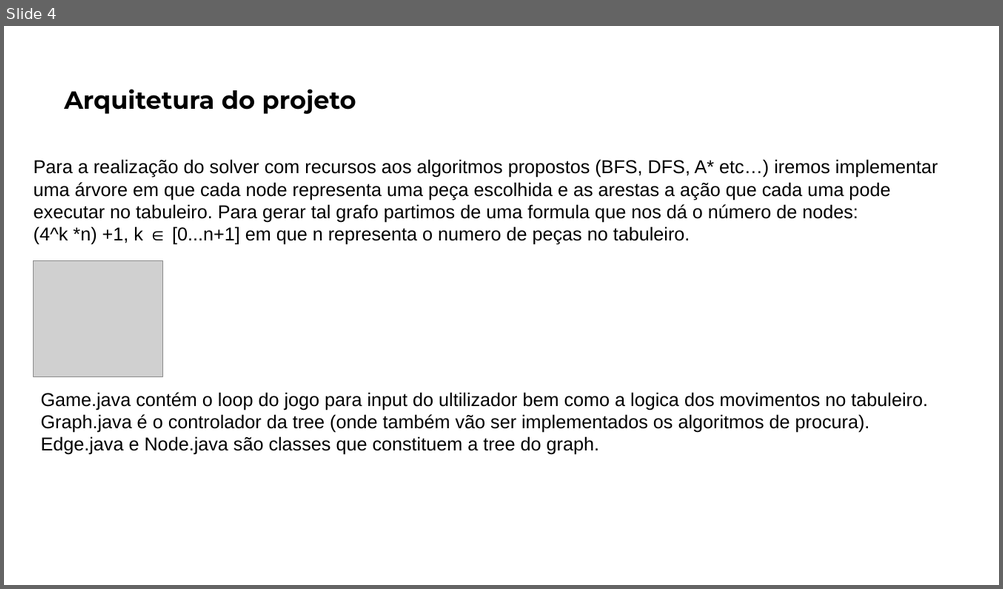
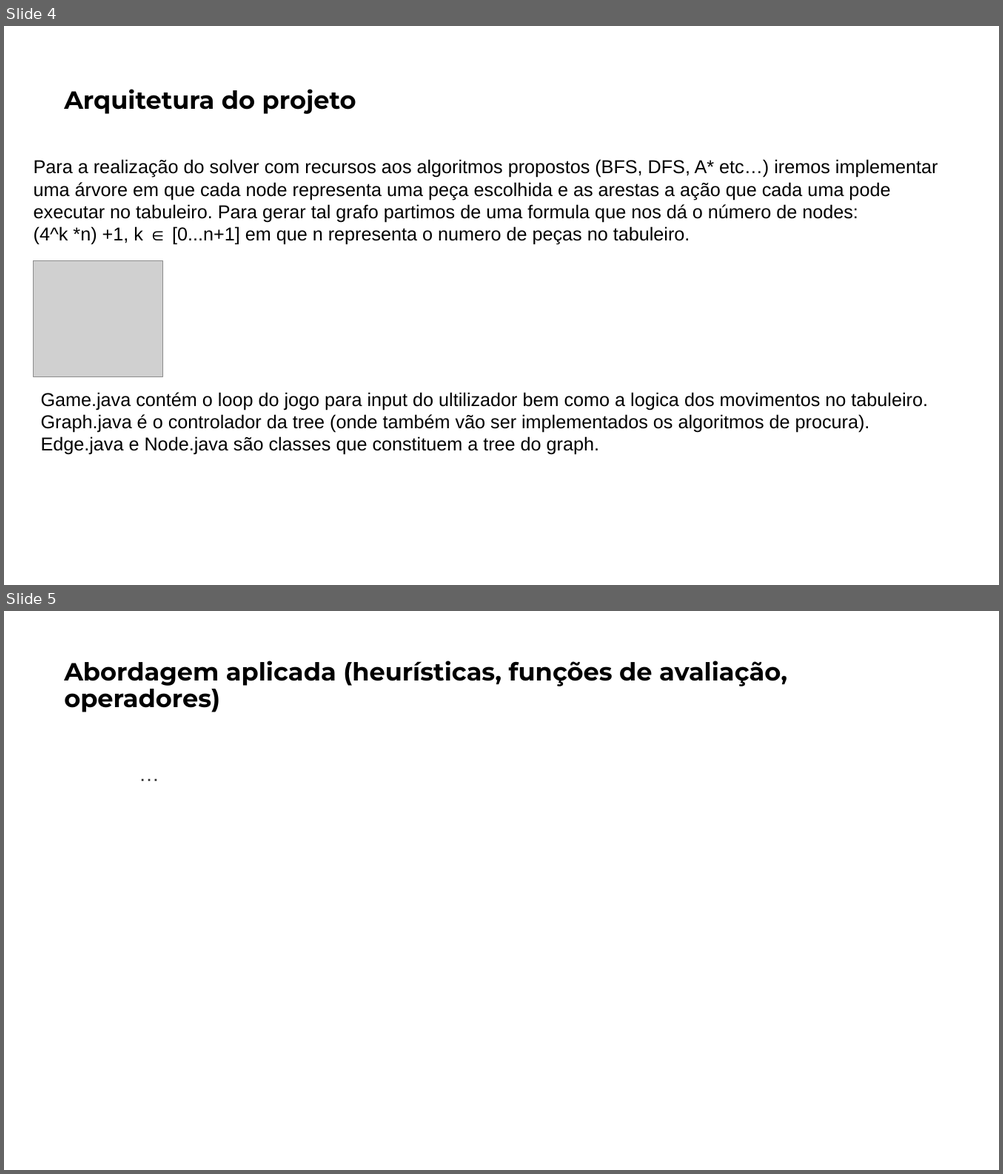
Before and after one commit to matheusPereiraG/IART, a slide deck: FEUP.pptx. Shown one above the other, each under a label of ours: slide 4 before the commit, slides 4 and 5 after it. The pictures are 1003x589 and 1003x1174 pixels, drawn with LibreOffice and Linux fonts; fonts in the diff are those of the drawing; grey boxes stand for pictures. Boxes give left, top, right and bottom in pixels: in the first picture for what was removed or moved away, otherwise in the second. Text is boxed around its words. In the diff, an @@ line names an element or a change of style, - is before the commit and + after.

```diff
--- a/FEUP.pptx
+++ b/FEUP.pptx
@@ slide 5 added at [4, 611, 999, 1170], background #FFFFFF @@
@@ text added at [64, 661, 787, 712], 24 pt, text #000000, bold @@
+Abordagem aplicada (heurísticas, funções de avaliação, operadores)
@@ text added at [57, 760, 915, 998], 20 pt, text #404040 @@
+…
```
Also in this commit, not shown: 2 slides changed, 3 other slides added.
